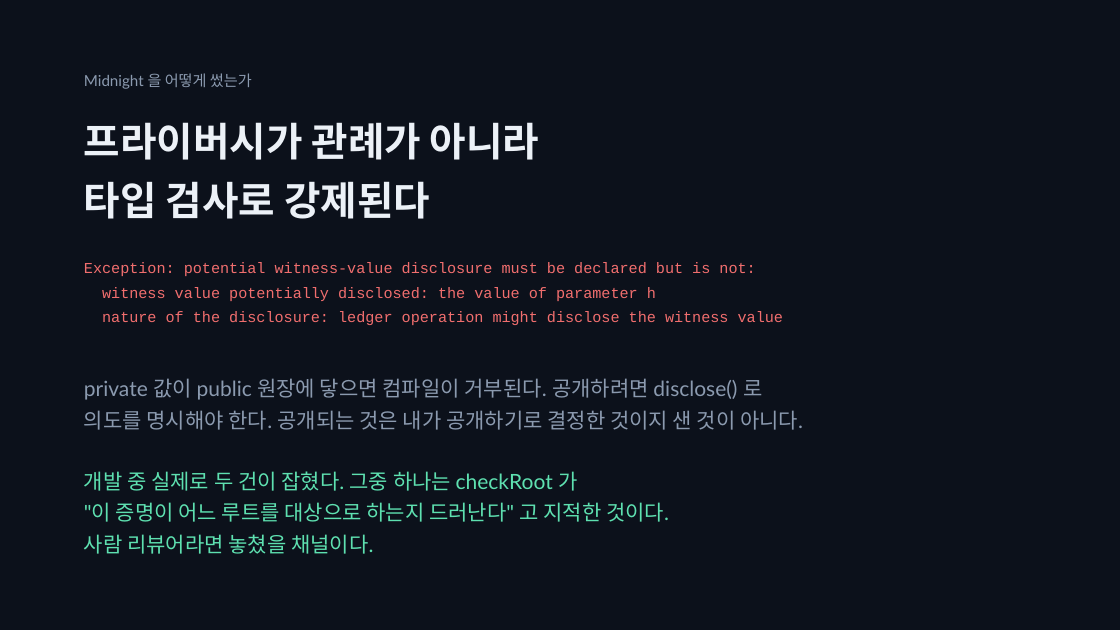
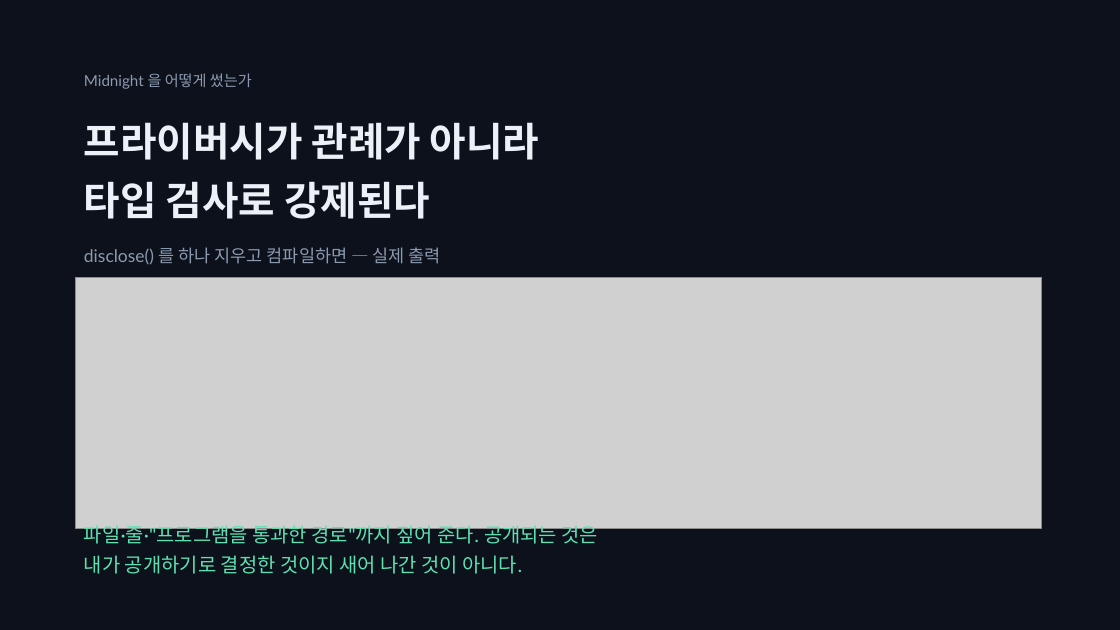
Before and after one commit to SeoDongOk/proof-of-track-record, a slide deck: slide 10 of deck/proof-of-track-record.pptx (slide 8 before the commit). Drawn at 1120x630 pixels with LibreOffice and Linux fonts; fonts in the diff are those of the drawing; grey boxes stand for pictures. Boxes give left, top, right and bottom in pixels: in the first picture for what was removed or moved away, otherwise in the second. Text is boxed around its words. In the diff, an @@ line names an element or a change of style, - is before the commit and + after.

```diff
--- a/deck/proof-of-track-record.pptx
+++ b/deck/proof-of-track-record.pptx
@@ text at bbox=[84, 247, 441, 265]: text changed; size 13 to 15 pt; font Courier New to Lato; text colour #F06E6E to #8B9AAF @@
-Exception: potential witness-value disclosure must be declared but is not:
-witness value potentially disclosed: the value of parameter h
-nature of the disclosure: ledger operation might disclose the witness value
+disclose() 를 하나 지우고 컴파일하면 — 실제 출력
@@ picture added at bbox=[76, 277, 1042, 528] @@
@@ text removed at bbox=[84, 378, 803, 430] @@
-private 값이 public 원장에 닿으면 컴파일이 거부된다. 공개하려면 disclose() 로
-의도를 명시해야 한다. 공개되는 것은 내가 공개하기로 결정한 것이지 샌 것이 아니다.
@@ text at bbox=[84, 521, 599, 574]: text changed; size 18 to 17 pt @@
-개발 중 실제로 두 건이 잡혔다. 그중 하나는 checkRoot 가
-"이 증명이 어느 루트를 대상으로 하는지 드러난다" 고 지적한 것이다.
-사람 리뷰어라면 놓쳤을 채널이다.
+파일·줄·"프로그램을 통과한 경로"까지 짚어 준다. 공개되는 것은
+내가 공개하기로 결정한 것이지 새어 나간 것이 아니다.
```
Also in this commit, not shown: 3 other slides changed, 3 slides added, 16 other files.
